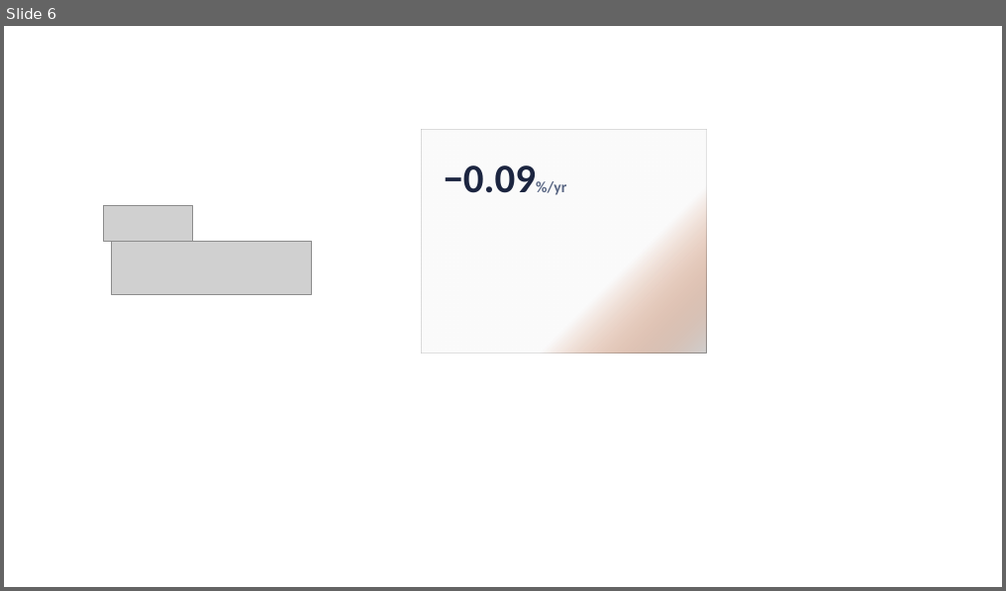
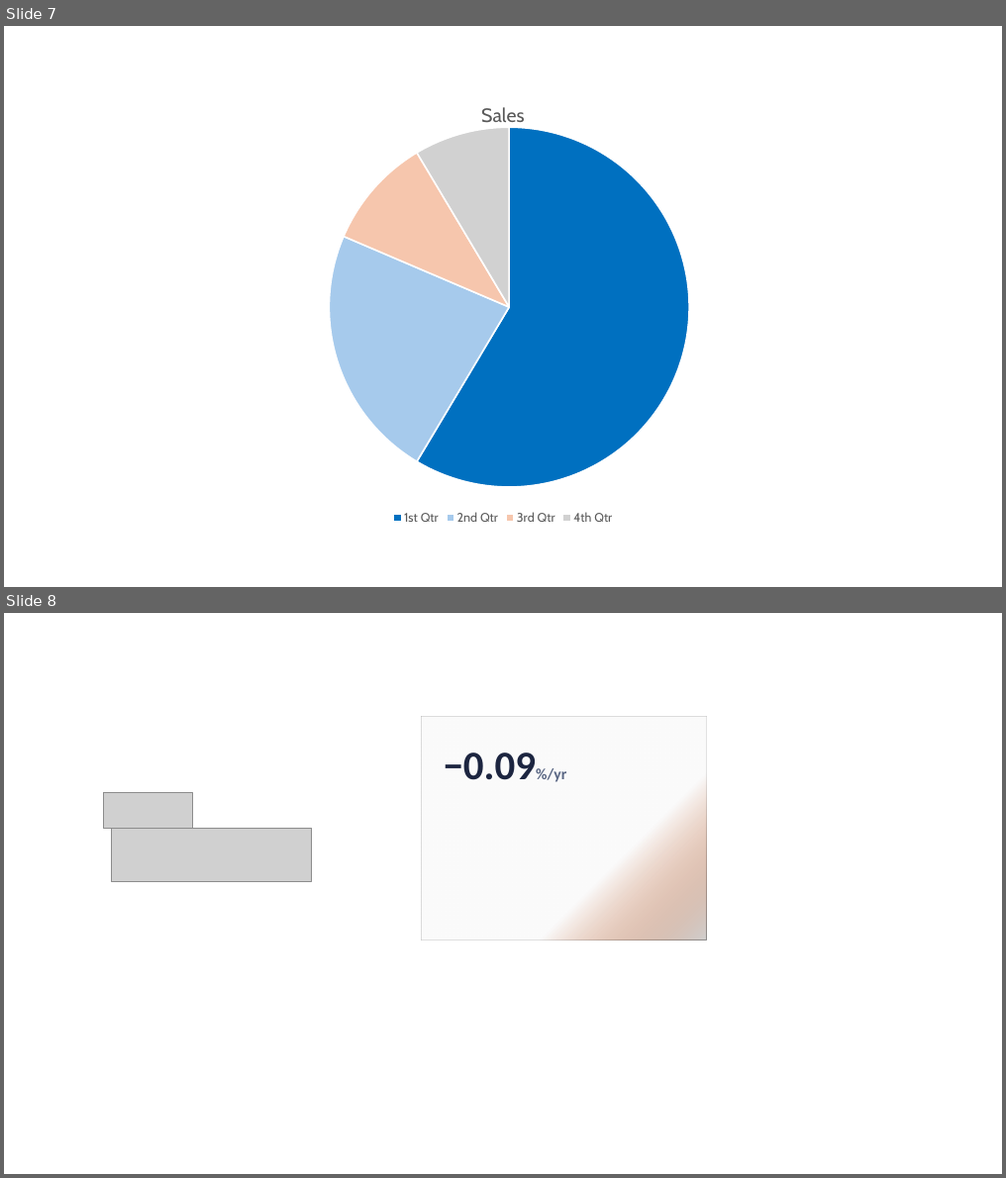
Before and after one commit to lbj2011/pvtools, a slide deck: fig.pptx. Shown one above the other, each under a label of ours: slide 6 before the commit, slides 7 and 8 after it. The pictures are 1006x591 and 1006x1178 pixels, drawn with LibreOffice and Linux fonts; fonts in the diff are those of the drawing; grey boxes stand for pictures. Boxes give left, top, right and bottom in pixels: in the first picture for what was removed or moved away, otherwise in the second. Text is boxed around its words. In the diff, an @@ line names an element or a change of style, - is before the commit and + after.

```diff
--- a/fig.pptx
+++ b/fig.pptx
@@ slide 7 added at bbox=[4, 26, 1002, 587], background #FFFFFF @@
@@ pie chart added at bbox=[170, 85, 836, 529] @@
+title "Sales"
+categories: 1st Qtr, 2nd Qtr, 3rd Qtr, 4th Qtr
+Sales: 59, 23, 10, 9
@@ what was slide 6 is now slide 8 @@
```
Also in this commit, not shown: 1 other slide added, 17 other files.
